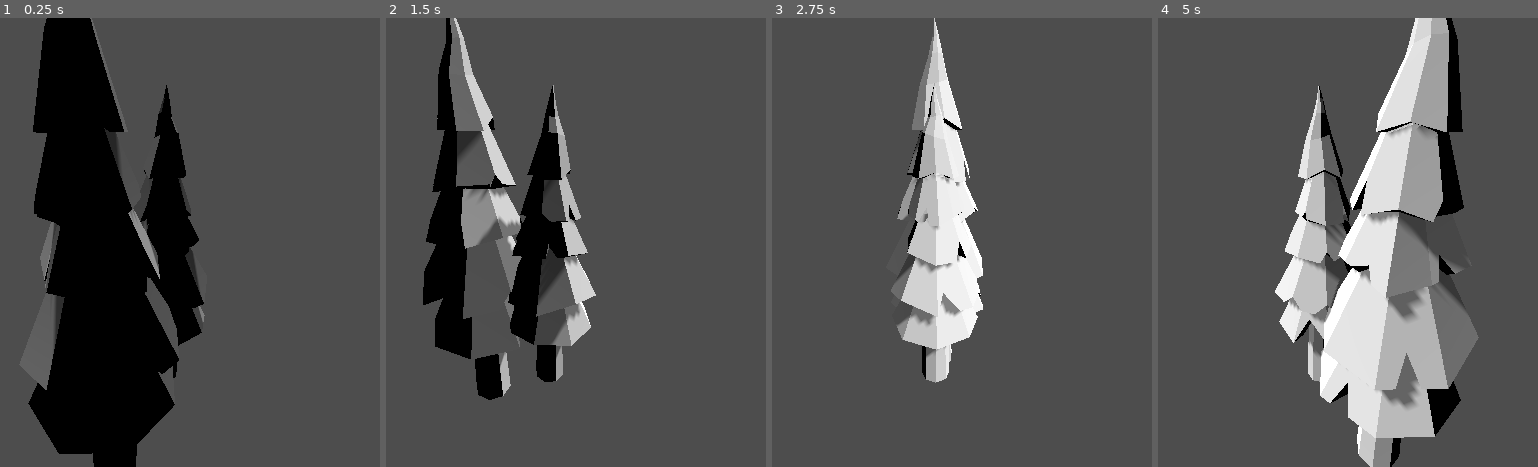
Above: before the commit, frames 1-4 (left to right).
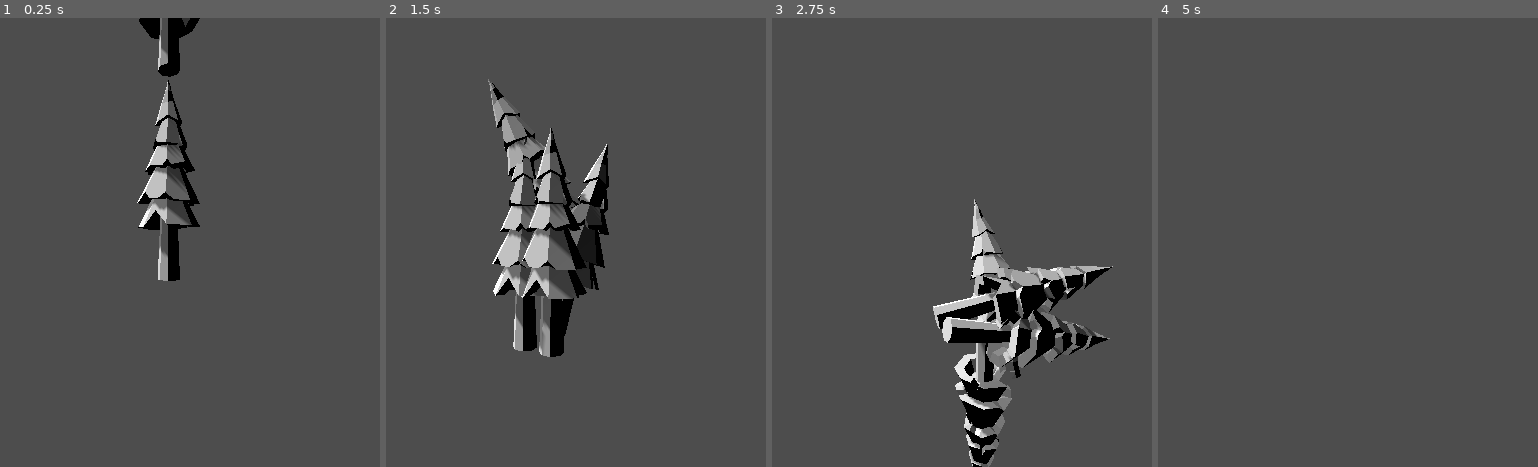
Above: after the commit, the same moments.

Repository: cjamierun/milestone
Game: Godot game, scene res://test_scene_alpha.tscn
Two runs of this game, one before a commit and one after it. Both use one fixed random seed, a clock stepped at 60 frames per second and the inputs below.
Inputs:
- Up to frame 1 (0.25 s): no input
- Up to frame 2 (1.5 s): no input
- Up to frame 3 (2.75 s): no input
- Up to frame 4 (5 s): no input

The runs differ from the first frame. In frame 1, 30% of the frame differs, in the area x 7-54%, y 0-100%; in frame 2, 19%; in frame 3, 18%; in frame 4, 29%.

Commit message:
ADD rigidbody physics tests to test scene

Diff:
--- a/test_scene_alpha.tscn
+++ b/test_scene_alpha.tscn
@@ -1,9 +1,13 @@
-[gd_scene load_steps=3 format=3 uid="uid://ces0w5d41a28d"]
+[gd_scene load_steps=4 format=3 uid="uid://ces0w5d41a28d"]
 
-[ext_resource type="Script" path="res://scripts/camera_horizontal_rotation.gd" id="1_5i2r4"]
-[ext_resource type="PackedScene" uid="uid://bi2pcr66jwqtj" path="res://assets/woodland set/woodland_spruce_1.gltf" id="1_m78e3"]
+[ext_resource type="PackedScene" uid="uid://bi2pcr66jwqtj" path="res://assets/woodland set/woodland_spruce_1.gltf" id="2_pol35"]
 
-[node name="Node3D" type="Node3D"]
+[sub_resource type="ConvexPolygonShape3D" id="ConvexPolygonShape3D_tb5r8"]
+points = PackedVector3Array(0.75881, 1, 0, 1, -1, 0, 0.536413, 1, -0.536609, 0.536413, 1, 0.536413, 0.70693, -1, 0.70693, 0.70693, -1, -0.707126, 0, 1, -0.759005, 0, 1, 0.75881, 0, -1, 1, 0, -1, -1, -0.707126, -1, -0.707126, -0.536609, 1, -0.536609, -0.536609, 1, 0.536413, -0.707126, -1, 0.70693, -0.759005, 1, 0, -1, -1, 0)
+
+[sub_resource type="BoxShape3D" id="BoxShape3D_er7fw"]
+
+[node name="Test Zone" type="Node3D"]
 
 [node name="DirectionalLight3D" type="DirectionalLight3D" parent="."]
 transform = Transform3D(1, 0, 0, 0, 0.616115, 0.787656, 0, -0.787656, 0.616115, 0, 9.46077, 11.0217)
@@ -12,14 +16,53 @@
 shadow_blur = 2.0
 
 [node name="Camera3D" type="Camera3D" parent="."]
-transform = Transform3D(-0.0949728, -0.5, 0.860802, -0.0548326, 0.866025, 0.496984, -0.993969, 0, -0.109665, 3.86121, 4.51133, -0.810401)
+transform = Transform3D(-0.109658, 0.0117106, 0.9939, 0.00128425, 0.999932, -0.01164, -0.993969, 1.15441e-10, -0.109665, 8.8842, 5.83256, -0.810401)
 fov = 76.9629
-script = ExtResource("1_5i2r4")
-target_path = NodePath("../woodland_spruce_1")
-offset = Vector3(0, 3.5, 0)
 
-[node name="woodland_spruce_1" parent="." instance=ExtResource("1_m78e3")]
-transform = Transform3D(1, 0, 0, 0, 1, 0, 0, 0, 1, 1.62091, -1.20764, 4.10069)
+[node name="Collideable tree" type="RigidBody3D" parent="."]
+transform = Transform3D(1, 0, 0, 0, 1, 0, 0, 0, 1, 0, 5.08458, 0)
 
-[node name="woodland_spruce_2" parent="." instance=ExtResource("1_m78e3")]
-transform = Transform3D(-0.731915, 0, -1.19344, 0, 1.4, 0, 1.19344, 0, -0.731915, 2.91374, -2.3572, 2.96457)
+[node name="CollisionShape3D" type="CollisionShape3D" parent="Collideable tree"]
+transform = Transform3D(0.355416, 0, 0, 0, 1.02132, 0, 0, 0, 0.355416, 0, 0.991397, 0)
+shape = SubResource("ConvexPolygonShape3D_tb5r8")
+
+[node name="woodland_spruce_1" parent="Collideable tree" instance=ExtResource("2_pol35")]
+
+[node name="Collideable tree2" type="RigidBody3D" parent="."]
+transform = Transform3D(1, 0, 0, 0, 1, 0, 0, 0, 1, 0, 11.7292, 0)
+
+[node name="CollisionShape3D" type="CollisionShape3D" parent="Collideable tree2"]
+transform = Transform3D(0.355416, 0, 0, 0, 1.02132, 0, 0, 0, 0.355416, 0, 0.991397, 0)
+shape = SubResource("ConvexPolygonShape3D_tb5r8")
+
+[node name="woodland_spruce_1" parent="Collideable tree2" instance=ExtResource("2_pol35")]
+
+[node name="Collideable tree3" type="RigidBody3D" parent="."]
+transform = Transform3D(1, 0, 0, 0, 1, 0, 0, 0, 1, 0.959218, 13.2639, 0)
+
+[node name="CollisionShape3D" type="CollisionShape3D" parent="Collideable tree3"]
+transform = Transform3D(0.355416, 0, 0, 0, 1.02132, 0, 0, 0, 0.355416, 0, 0.991397, 0)
+shape = SubResource("ConvexPolygonShape3D_tb5r8")
+
+[node name="woodland_spruce_1" parent="Collideable tree3" instance=ExtResource("2_pol35")]
+
+[node name="Collideable tree4" type="RigidBody3D" parent="."]
+transform = Transform3D(1, 0, 0, 0, 1, 0, 0, 0, 1, 0.643071, 13.2639, 0.819754)
+
+[node name="CollisionShape3D" type="CollisionShape3D" parent="Collideable tree4"]
+transform = Transform3D(0.355416, 0, 0, 0, 1.02132, 0, 0, 0, 0.355416, 0, 0.991397, 0)
+shape = SubResource("ConvexPolygonShape3D_tb5r8")
+
+[node name="woodland_spruce_1" parent="Collideable tree4" instance=ExtResource("2_pol35")]
+
+[node name="StaticBody3D" type="StaticBody3D" parent="."]
+transform = Transform3D(1, 0, 0, 0, 1, 0, 0, 0, 1, 0, 1.52523, 0.552224)
+
+[node name="CollisionShape3D" type="CollisionShape3D" parent="StaticBody3D"]
+transform = Transform3D(3, 0, 0, 0, 3, 0, 0, 0, 3, 0, 0, 0)
+shape = SubResource("BoxShape3D_er7fw")
+
+[editable path="Collideable tree/woodland_spruce_1"]
+[editable path="Collideable tree2/woodland_spruce_1"]
+[editable path="Collideable tree3/woodland_spruce_1"]
+[editable path="Collideable tree4/woodland_spruce_1"]
